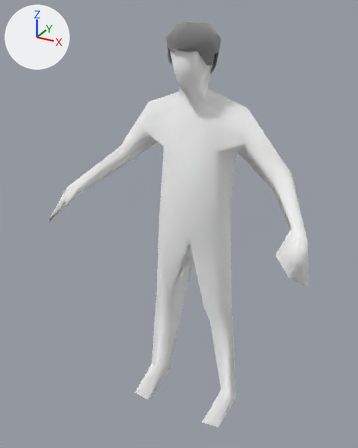
Before and after pictures for a commit that changed the glTF model assets/avanto/guy.glb.
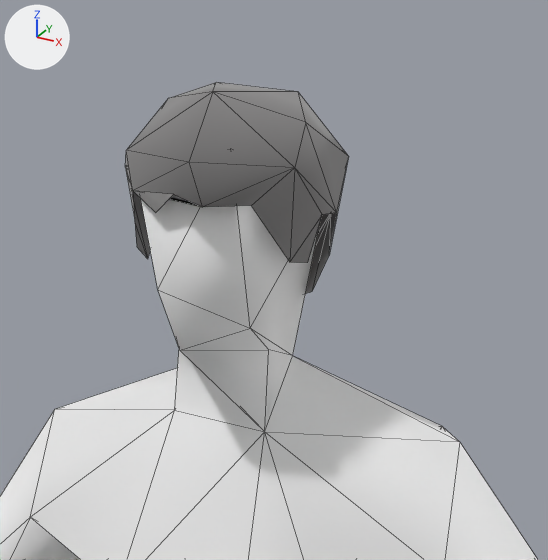
Old and new are each drawn whole from a 50 mm camera at (0.907, -1.811, 1.807) aimed at (-0.033, -0.102, 0.953) and again close up on the part from 38% to 76% of the width and 0% to 31% of the height. The lights are fixed; the arrows at upper left show +X, +Y and +Z. The close-ups show mesh edges as thin lines. Vertices at the same position are counted once.

Objects in the first close-up: 'body', 'hair'.
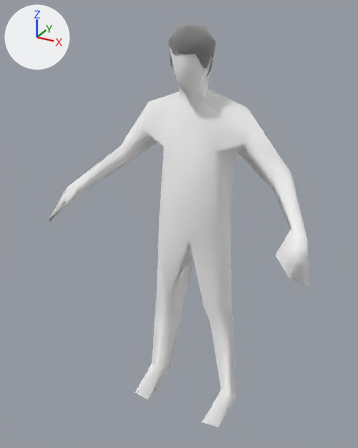
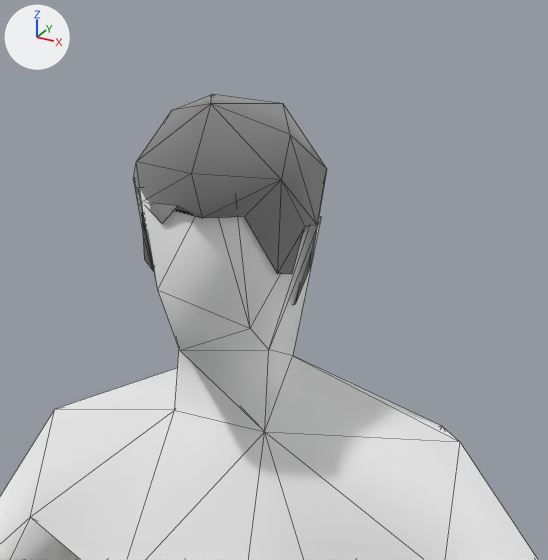
Commit message: tackle hair z-fighting

Where the change shows, as pixel boxes (x1, y1, x2, y2) in the close-ups (548 x 560 px; the box of a moved part takes in the faces that stretch with it):
'body', reshaped
    before: (0, 198, 538, 560)
    after: (0, 187, 538, 560)
'hair', mesh rescaled (13% narrower)
    before: (125, 82, 349, 294)
    after: (133, 94, 327, 305)
part 1 of me_verylowpoly, moved or reshaped
    before: (140, 198, 320, 356)
    after: (138, 187, 321, 356)

What changed in the scene script:
```text
Change me_verylowpoly:
    used by ob_body; location = (0.0, 0.0, 0.0)
    remove me_verylowpoly.from_pydata(...)  # 84 vertices, 164 faces; spans x -0.59..0.59, y -0.36..0.11, z -0.01..1.74
    add me_verylowpoly.from_pydata(...)  # 88 vertices, 164 faces; spans x -0.59..0.59, y -0.36..0.11, z -0.01..1.67
    me_verylowpoly part 1
    6 vertices are removed from x -0.07..0.07, y -0.15..0.04, z 1.66..1.74
    18 faces are deleted
    10 vertices are added at x -0.07..0.07, y -0.15..0.03, z 1.59..1.67
    18 new faces join them
Change me_short02:
    where me_short02.from_pydata(...)  # 36 vertices, 50 faces; spans x -0.109..0.091, y -0.185..0.075, z 1.559..1.758
    used by ob_hair; location = (0.0, 0.0, 0.0)
    me_short02 part 2: the whole mesh is scaled about its middle by (0.87, 0.833, 1), then moved by (0.001, -0.012, -0.01)
```
